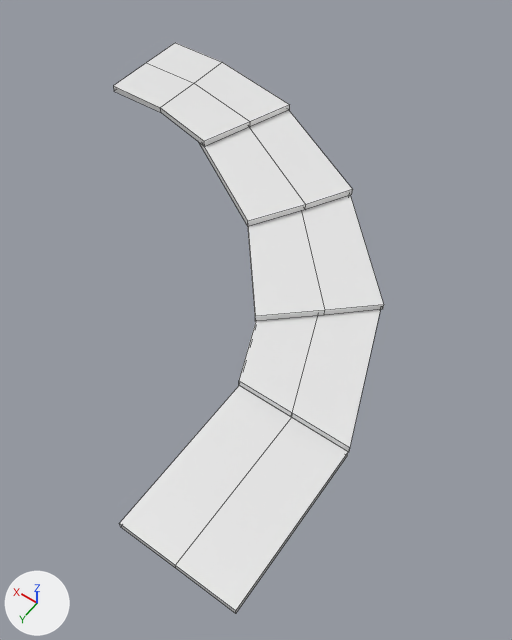
One commit to the FBX model Assets/Scenes/Environment Assets/E War Map A/floor_mainStair.fbx: the scene before it, then after it.
Camera for both pictures: a camera (50 mm lens) standing at (-12.9, 9.5, 44.9) and looking at (8.6, -20.6, -2.4). Every picture has the same lights, and +X, +Y and +Z are marked at lower left. Mesh edges are drawn as thin lines. Where no turn or scale is listed for an object, it has been applied to the vertices.

The first picture shows 'floor_mainStair'.
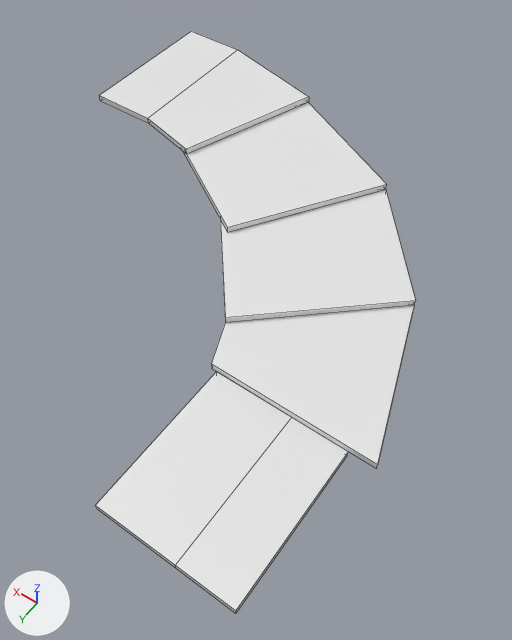
Location of each change, (x1, y1, x2, y2) in pixels of the pictures (512 x 640 px; the box of a moved part takes in the faces that stretch with it):
'floor_mainStair', reshaped (18% wider)
    before: (113, 43, 384, 614)
    after: (95, 32, 416, 614)
part 1 of me_plane_013, rebuilt (19% wider, 17% taller)
    before: (113, 43, 290, 147)
    after: (99, 32, 309, 154)
part 2 of me_plane_013, rebuilt (44% wider, 15% taller)
    before: (239, 310, 380, 452)
    after: (211, 305, 414, 469)
part 3 of me_plane_013, rebuilt (43% wider, 6% taller)
    before: (247, 195, 384, 321)
    after: (220, 189, 416, 323)
part 4 of me_plane_013, rebuilt (32% wider, 12% taller)
    before: (199, 110, 353, 226)
    after: (183, 102, 387, 232)
part 5 of me_plane_013, moved or reshaped
    before: (119, 385, 292, 568)
    after: (95, 371, 292, 568)

What changed in the scene script:
```text
Change me_plane_013:
    used by ob_floor_mainstair; location = (0.0, 0.0, 0.0)
    remove me_plane_013.from_pydata(...)  # 66 vertices, 56 faces; spans x -4.8..35.2, y -42.9..0.0, z 0.0..3.0
    add me_plane_013.from_pydata(...)  # 48 vertices, 38 faces; spans x -6.9..35.2, y -45.7..0.0, z 0.0..3.0
    me_plane_013 part 1: the loose piece of 18 vertices spanning x 19.0..35.2, y -42.9..-31.5, z 2.4..3.0 is rebuilt with 12 vertices and now spans x 18.1..35.2, y -45.7..-29.7, z 2.4..3.0
    me_plane_013 part 2: the loose piece of 12 vertices spanning x -4.8..8.5, y -25.2..-13.0, z 0.6..1.2 is rebuilt with 8 vertices and now spans x -6.9..10.6, y -26.8..-13.0, z 0.6..1.2
    me_plane_013 part 3: the loose piece of 12 vertices spanning x -0.6..15.1, y -34.6..-18.2, z 1.2..1.8 is rebuilt with 8 vertices and now spans x -2.4..16.9, y -36.8..-16.7, z 1.2..1.8
    me_plane_013 part 4: the loose piece of 12 vertices spanning x 7.9..23.9, y -40.9..-25.8, z 1.8..2.4 is rebuilt with 8 vertices and now spans x 5.8..24.9, y -43.0..-24.2, z 1.8..2.4
    me_plane_013 part 5
    4 vertices are removed from x 4.6..4.7, y -13.0..0.0, z 0.0..0.6
    5 faces are deleted
    4 vertices are added at (6.7, -13.0, 0.0), (6.7, -13.0, 0.6), (6.8, 0.0, 0.0), (6.8, 0.0, 0.6)
    5 new faces join them
```
